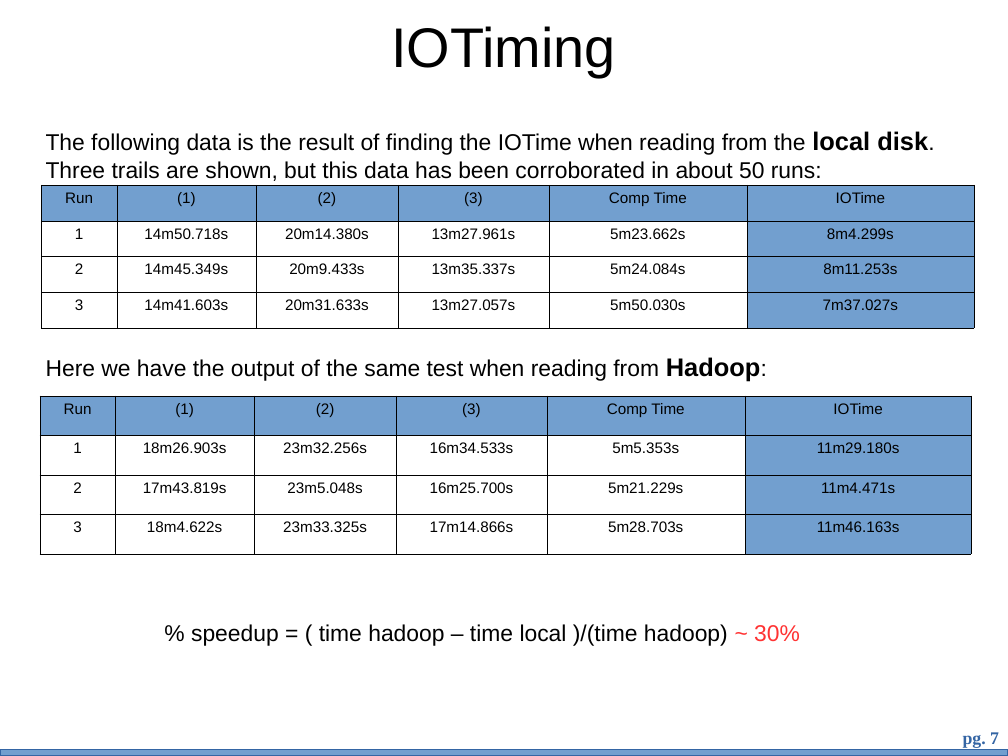
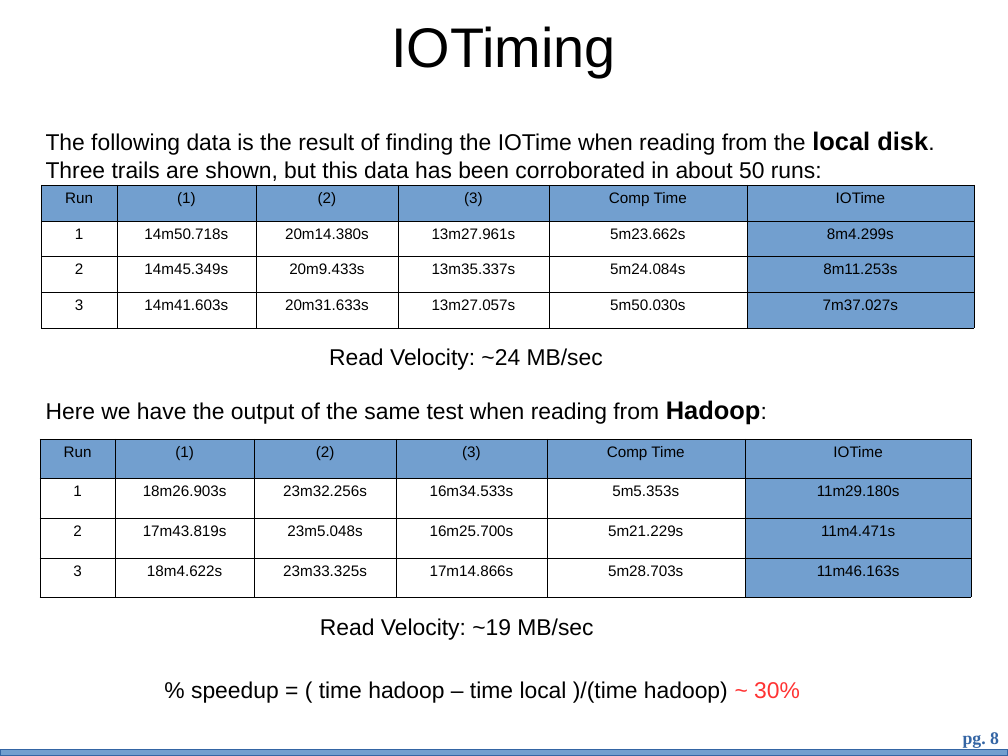
Before and after one commit to bth5032/smartsubmit, a slide deck: slide 8 of Presentations/benchmarking/bench.odp (slide 7 before the commit). Drawn at 1008x756 pixels with LibreOffice and Linux fonts; fonts in the diff are those of the drawing; background and template pictures are left out. Boxes give left, top, right and bottom in pixels: in the first picture for what was removed or moved away, otherwise in the second. Text is boxed around its words. In the diff, an @@ line names an element or a change of style, - is before the commit and + after.

```diff
--- a/Presentations/benchmarking/bench.odp
+++ b/Presentations/benchmarking/bench.odp
@@ text added at [329,348,603,370], 18 pt, text #000000 @@
+Read Velocity: ~24 MB/sec
@@ text "Here we have the output ...": place and size @@
-text "Here we have the output ..." at [46,357,761,382]
+text "Here we have the output ..." at [46,400,761,425]
@@ table: place and size @@
-table at [39,396,972,554]
+table at [39,439,972,597]
@@ text added at [320,618,593,640], 18 pt, text #000000 @@
+Read Velocity: ~19 MB/sec
@@ text "% speedup = ( time ...": place and size @@
-text "% speedup = ( time ..." at [191,624,800,646]
+text "% speedup = ( time ..." at [191,681,800,703]
@@ page number at [963,732,999,748]: text changed @@
-pg. 7
+pg. 8
```
Also in this commit, not shown: 2 other slides changed, 1 slide added.
